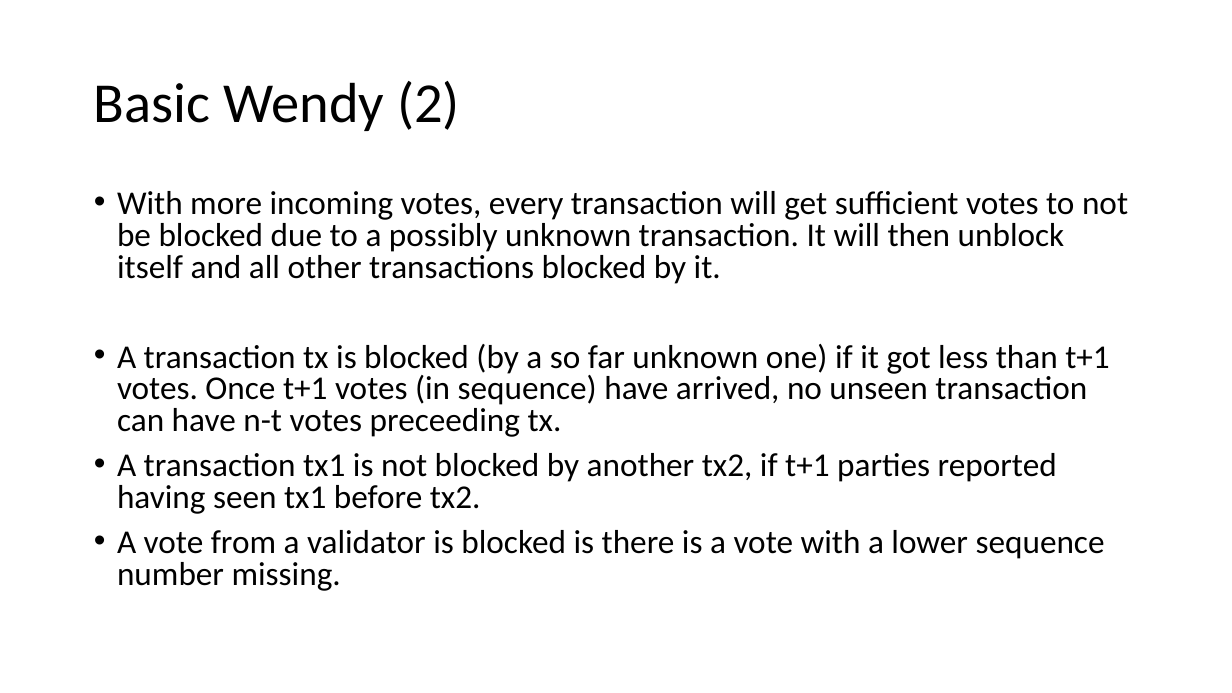
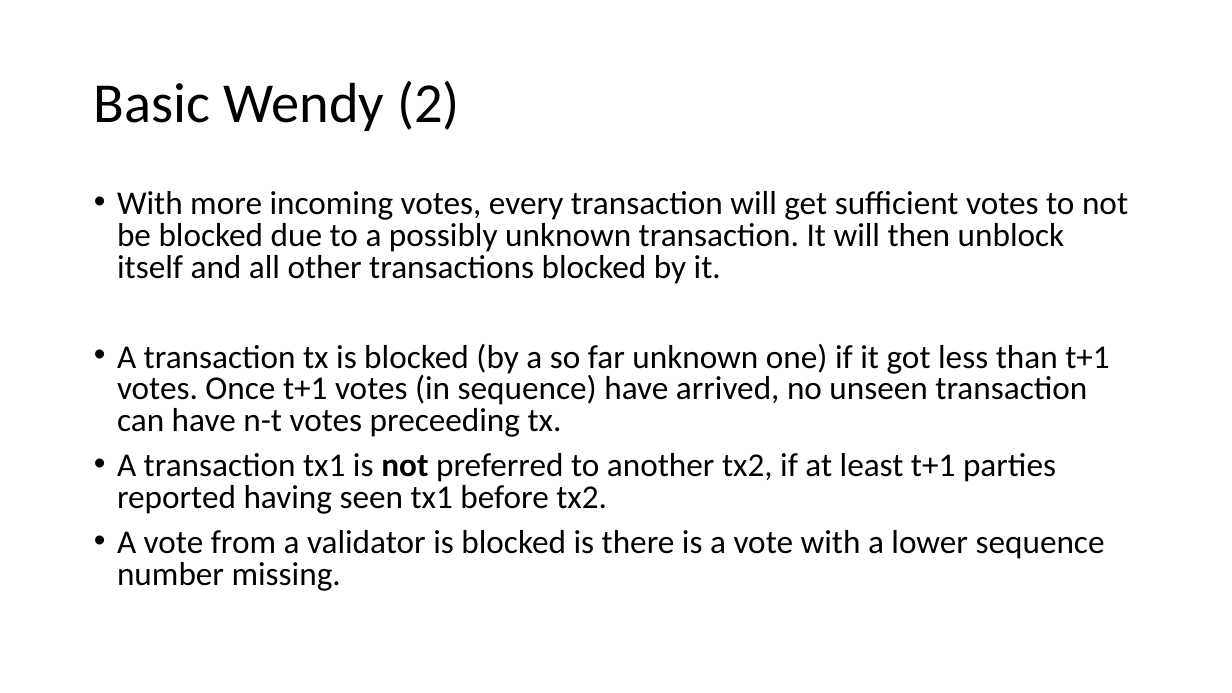
Before and after one commit to vegaprotocol/wendy, a slide deck: slide 4 of Wendy.pptx. Drawn at 1232x693 pixels with LibreOffice and Linux fonts; fonts in the diff are those of the drawing. Boxes give left, top, right and bottom in pixels: in the first picture for what was removed or moved away, otherwise in the second. Text is boxed around its words. In the diff, an @@ line names an element or a change of style, - is before the commit and + after.

```diff
--- a/Wendy.pptx
+++ b/Wendy.pptx
@@ text at [117, 453, 1056, 514]: text changed @@
-• A transaction tx1 is not blocked by another tx2, if t+1 parties reported having seen tx1 before tx2.
+• A transaction tx1 is not preferred to another tx2, if at least t+1 parties reported having seen tx1 before tx2.
```
Also in this commit, not shown: 2 other slides changed.
